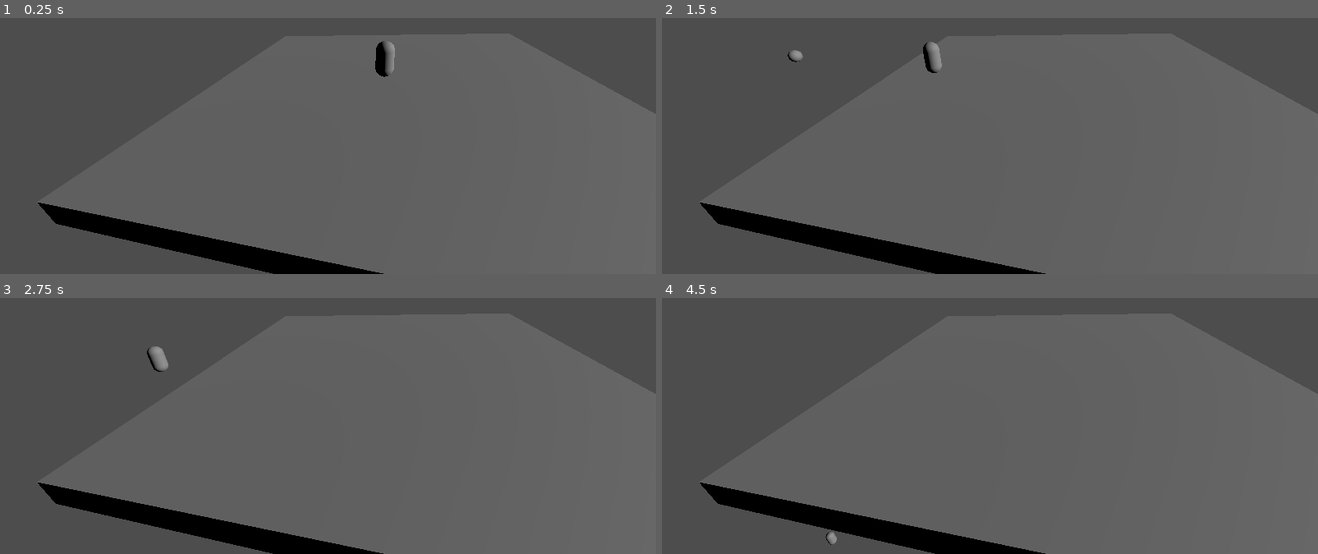
Above: before the commit, frames 1-4 (two rows, left to right).
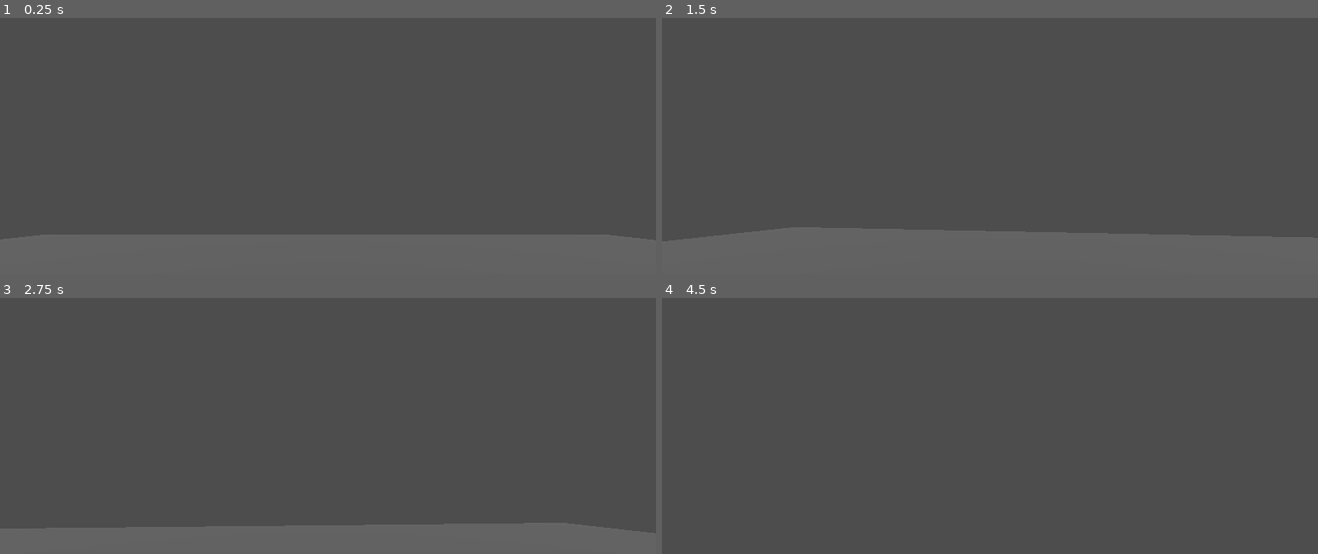
Above: after the commit, the same moments.

Repository: Shaman3223/Code313ballgame2
Game: Godot game, scene res://main.tscn
The game is run twice, just before and just after one commit, with the same random seed, the same clock (stepped at 60 frames per second) and the same inputs.
Inputs (mouse positions are in pixels of both pictures, inside the frame that each line leads up to):
- Up to frame 1 (0.25 s): no input
- Up to frame 2 (1.5 s): tap Enter (ui_accept) at 0.5, 0.77, 0.8, 1.07, 1.35 s; move the mouse to (1022, 87) at 0.52 s; hold X 0.53-1.28 s; hold Up (ui_up) from 0.53 s (still down); move the mouse to (957, 92) at 1.27 s
- Up to frame 3 (2.75 s): keep holding Up (ui_up); tap Enter (ui_accept) at 1.52, 1.82, 2.3 s; tap X at 1.55 s; move the mouse to (341, 364) at 2.02 s; hold X from 2.03 s (still down)
- Up to frame 4 (4.5 s): move the mouse to (983, 374) at 2.77 s; release X at 2.78 s; tap X at 2.85, 4.35 s; tap Enter (ui_accept) at 3.02, 3.32, 3.6, 3.77, 4.07, 4.25 s; move the mouse to (1035, 374) at 3.52 s; tap Escape (ui_cancel) at 4.15 s; move the mouse to (793, 313) at 4.27 s; release Up (ui_up) at 4.28 s; hold Left (ui_left) from 4.28 s (still down)

The runs differ from the first frame. In frame 1, 6.7% of the frame differs, in the area x 5-100%, y 8-100%; in frame 2, 6.7%; in frame 3, 7.0%; in frame 4, 7.5%, in the area x 5-100%, y 29-100%.

Commit message:
Remade PlayerMovement

Diff:
--- a/BasketBallSim/main.tscn
+++ b/BasketBallSim/main.tscn
@@ -14,19 +14,22 @@
 
 [node name="Node3D" type="Node3D"]
 
-[node name="CharacterBody3D" type="CharacterBody3D" parent="."]
+[node name="Player" type="CharacterBody3D" parent="."]
 transform = Transform3D(1, 0, 0, 0, 1, 0, 0, 0, 1, 0, 1.95121, 0)
 script = ExtResource("1_ay1nd")
 
-[node name="MeshInstance3D" type="MeshInstance3D" parent="CharacterBody3D"]
+[node name="Head" type="Node3D" parent="Player"]
+
+[node name="Camera3D" type="Camera3D" parent="Player/Head"]
+transform = Transform3D(1, 0, 0, 0, 0.903732, -0.428099, 0, 0.428099, 0.903732, 0, 0, -0.564889)
+doppler_tracking = 2
+current = true
+
+[node name="MeshInstance3D" type="MeshInstance3D" parent="Player"]
 mesh = SubResource("CapsuleMesh_2xsoq")
 
-[node name="CollisionShape3D" type="CollisionShape3D" parent="CharacterBody3D"]
+[node name="CollisionShape3D" type="CollisionShape3D" parent="Player"]
 shape = SubResource("CapsuleShape3D_hs0nw")
-
-[node name="Camera3D" type="Camera3D" parent="CharacterBody3D"]
-transform = Transform3D(1, 0, 0, 0, 0.903732, -0.428099, 0, 0.428099, 0.903732, 0, 0, -0.564889)
-doppler_tracking = 2
 
 [node name="StaticBody3D" type="StaticBody3D" parent="."]
 
@@ -38,7 +41,3 @@
 
 [node name="DirectionalLight3D" type="DirectionalLight3D" parent="StaticBody3D"]
 transform = Transform3D(1, 0, 0, 0, 0.918998, 0.394263, 0, -0.394263, 0.918998, 0, 6.91621, 0)
-
-[node name="Camera3D" type="Camera3D" parent="."]
-transform = Transform3D(0.219311, 0.44297, -0.869298, -0.0663644, 0.895699, 0.439681, 0.973395, -0.0387365, 0.225834, -12.8561, 6.11143, 0)
-current = true
--- a/BasketBallSim/player.gd
+++ b/BasketBallSim/player.gd
@@ -1,87 +1,101 @@
 extends CharacterBody3D
 
-# Movement settings
-const SPEED = 5
-const JUMP_VELOCITY = 4.5
-const ROTATE_SPEED = 0.005
+var speed
+const WALK_SPEED = 5.0
+const SPRINT_SPEED = 8.0
+const JUMP_VELOCITY = 10
+const FALL_SPEED = 30
+const BOB_FREQ = 2.0
+const BOB_AMP = 0.09
+var t_bob = 0.0
 
-# Camera settings
-var mouse_sensitivity = 0.002
-var min_pitch = -3  # About -85 degrees in radians
-var max_pitch = 3   # About 85 degrees in radians
-var camera_pitch = 0.0
+const SENSITIVITY = 0.003
+const DEADZONE = 0.2
+const MAX_UP_ANGLE = 50
+const MAX_DOWN_ANGLE = -50
+var joy_input = Vector2.ZERO
 
-var ismouseCaptured: bool = true
+const BASE_FOV = 75.0
+const SPRINT_FOV = 90.0
+const FOV_CHANGE_SPEED = 5.0
 
-var hasball = true
+var is_moving
 
-@onready var camera = $Camera3D  # Assuming you have a Camera3D child node
+@onready var head = $Head
+@onready var camera = $Head/Camera3D
+@onready var interact_ray: RayCast3D = $Head/Camera3D/InteractRay
+
+
 
 func _ready():
+	joy_input = Vector2.ZERO
+	t_bob = 0.0
 	Input.set_mouse_mode(Input.MOUSE_MODE_CAPTURED)
 
-func _input(event):
-	if event is InputEventMouseMotion and Input.get_mouse_mode() == Input.MOUSE_MODE_CAPTURED:
-		# Horizontal rotation (turning left/right)
-		rotate_y(-event.relative.x * mouse_sensitivity)
+func _unhandled_input(event):
+	if event is InputEventMouseMotion:
+		head.rotate_y(-event.relative.x * SENSITIVITY)
+		camera.rotate_x(-event.relative.y * SENSITIVITY)
+		camera.rotation.x = clamp(camera.rotation.x, deg_to_rad(-60), deg_to_rad(60))
 
-		# Vertical rotation (looking up/down)
-		camera_pitch += event.relative.y * mouse_sensitivity
-		camera_pitch = clamp(camera_pitch, min_pitch, max_pitch)
-		camera.rotation.x = -camera_pitch/3
+func _process(delta):
+	var right_x = Input.get_joy_axis(0, JOY_AXIS_RIGHT_X)
+	var right_y = Input.get_joy_axis(0, JOY_AXIS_RIGHT_Y)
 
-func toggleMouseMode():
+	if abs(right_x) < DEADZONE:
+		right_x = 0
+	if abs(right_y) < DEADZONE:
+		right_y = 0
+	if right_x != 0:
+		head.rotate_object_local(Vector3.UP, -right_x * SENSITIVITY * delta * 1500)
+	if right_y != 0:
+		var current_rotation = head.rotation_degrees.x
+		var new_rotation = current_rotation - right_y * SENSITIVITY * delta * 60000
+		new_rotation = clamp(new_rotation, MAX_DOWN_ANGLE, MAX_UP_ANGLE)
+		head.rotation_degrees.x = new_rotation
+		head.rotation.z = 0
+	if head:
+		head.rotation.z = 0
 
-	ismouseCaptured = !ismouseCaptured
-	if ismouseCaptured:
-		Input.set_mouse_mode(Input.MOUSE_MODE_CAPTURED)
-	else:
-		Input.set_mouse_mode(Input.MOUSE_MODE_VISIBLE)
-
-func _physics_process(delta):
-	var input_dir = Input.get_vector("ui_left", "ui_right", "ui_up", "ui_down")
-	var direction = (transform.basis * Vector3(input_dir.x, 0, input_dir.y)).normalized()
+func _physics_process(delta: float) -> void:
+	if is_on_floor() and Input.is_action_just_pressed("jump"):
+		velocity.y = JUMP_VELOCITY
 
 	if not is_on_floor():
-		velocity.y -= 9.8 * delta
+		velocity.y = velocity.y - (FALL_SPEED * delta)
 
-	if Input.is_action_just_pressed("ui_cancel"):
-		toggleMouseMode()
+	if Input.is_action_pressed("sprint"):
+		speed = SPRINT_SPEED
+		camera.fov = lerp(camera.fov, SPRINT_FOV, FOV_CHANGE_SPEED * delta)
+	else:
+		speed = WALK_SPEED
+		camera.fov = lerp(camera.fov, BASE_FOV, FOV_CHANGE_SPEED * delta)
 
-	if Input.is_key_pressed(KEY_X):
-		shootball(direction)
+	var input_dir := Input.get_vector("left", "right", "up", "down")
+	var forward_dir = -head.transform.basis.z.normalized()
+	var right_dir = head.transform.basis.x.normalized()
+	var direction = (right_dir * input_dir.x - forward_dir * input_dir.y).normalized()
 
-	if Input.is_action_just_pressed("ui_accept") and is_on_floor():
-		velocity.y = JUMP_VELOCITY
+	if direction:
+		velocity.x = direction.x * speed
+		velocity.z = direction.z * speed
+		is_moving = true
 
 
-	if direction:
-		var sinvers: float = sin(rotation.y) * direction.z * SPEED
-		var cosvers: float = cos(rotation.y) * direction.z * SPEED
+	else:
+		velocity.x = 0.0
+		velocity.z = 0.0
+		is_moving = false
 
-		velocity.x = move_toward(sinvers, sinvers * 1.5, 10)
-		velocity.z = move_toward(cosvers, cosvers * 1.5, 10)
 
-		rotation.y += direction.x * ROTATE_SPEED
-	else:
-		velocity.x = move_toward(velocity.x, 0, SPEED)
-		velocity.z = move_toward(velocity.z, 0, SPEED)
+
+	t_bob += delta * velocity.length() * float(is_on_floor())
+	camera.transform.origin = _headbob(t_bob)
 
 	move_and_slide()
 
-
-func shootball(direction: Vector3):
-	if !hasball:
-		return
-	var ball = load("res://basketball.tscn").instantiate()
-
-
-	get_parent().add_child(ball)
-
-	ball.position.z = global_position.z
-	ball.position.x = global_position.x
-
-
-	ball.shoot(sin(rotation.y) * direction.z * SPEED,cos(rotation.y) * direction.z * SPEED, 9.0 , 1.0, 4.0)
-
-	hasball = false
+func _headbob(time) -> Vector3:
+	var pos = Vector3.ZERO
+	pos.y = sin(time * BOB_FREQ) * BOB_AMP
+	pos.x = cos(time * BOB_FREQ / 2) * BOB_AMP
+	return pos
--- a/BasketBallSim/project.godot
+++ b/BasketBallSim/project.godot
@@ -11,7 +11,7 @@
 [application]
 
 config/name="BasketBallSim"
-run/main_scene="uid://bli5p5c3e6ncw"
+run/main_scene="res://main.tscn"
 config/features=PackedStringArray("4.2", "Forward Plus")
 config/icon="res://icon.svg"
 
@@ -49,3 +49,23 @@
 , Object(InputEventKey,"resource_local_to_scene":false,"resource_name":"","device":-1,"window_id":0,"alt_pressed":false,"shift_pressed":false,"ctrl_pressed":false,"meta_pressed":false,"pressed":false,"keycode":0,"physical_keycode":83,"key_label":0,"unicode":115,"echo":false,"script":null)
 ]
 }
+left={
+"deadzone": 0.5,
+"events": [Object(InputEventKey,"resource_local_to_scene":false,"resource_name":"","device":-1,"window_id":0,"alt_pressed":false,"shift_pressed":false,"ctrl_pressed":false,"meta_pressed":false,"pressed":false,"keycode":0,"physical_keycode":65,"key_label":0,"unicode":97,"echo":false,"script":null)
+]
+}
+right={
+"deadzone": 0.5,
+"events": [Object(InputEventKey,"resource_local_to_scene":false,"resource_name":"","device":-1,"window_id":0,"alt_pressed":false,"shift_pressed":false,"ctrl_pressed":false,"meta_pressed":false,"pressed":false,"keycode":0,"physical_keycode":68,"key_label":0,"unicode":100,"echo":false,"script":null)
+]
+}
+up={
+"deadzone": 0.5,
+"events": [Object(InputEventKey,"resource_local_to_scene":false,"resource_name":"","device":-1,"window_id":0,"alt_pressed":false,"shift_pressed":false,"ctrl_pressed":false,"meta_pressed":false,"pressed":false,"keycode":0,"physical_keycode":87,"key_label":0,"unicode":119,"echo":false,"script":null)
+]
+}
+down={
+"deadzone": 0.5,
+"events": [Object(InputEventKey,"resource_local_to_scene":false,"resource_name":"","device":-1,"window_id":0,"alt_pressed":false,"shift_pressed":false,"ctrl_pressed":false,"meta_pressed":false,"pressed":false,"keycode":0,"physical_keycode":83,"key_label":0,"unicode":115,"echo":false,"script":null)
+]
+}
Not shown: 1 places in BasketBallSim/basketball.tscn that only renumber resources
Not shown, changed: .DS_Store
Not shown, changed: BasketBallSim/.DS_Store
